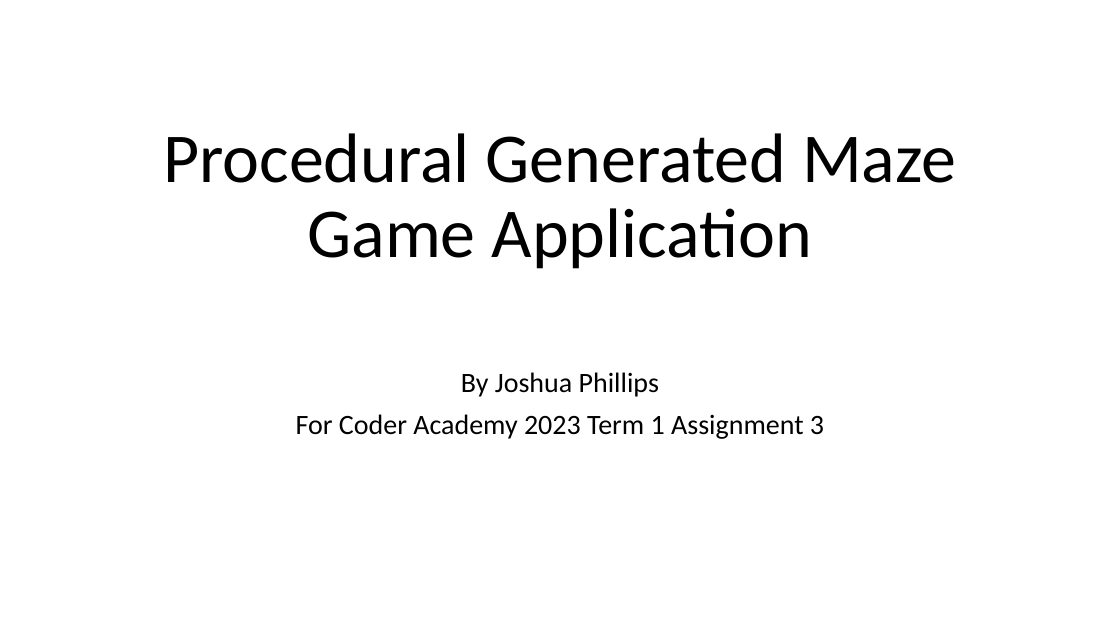
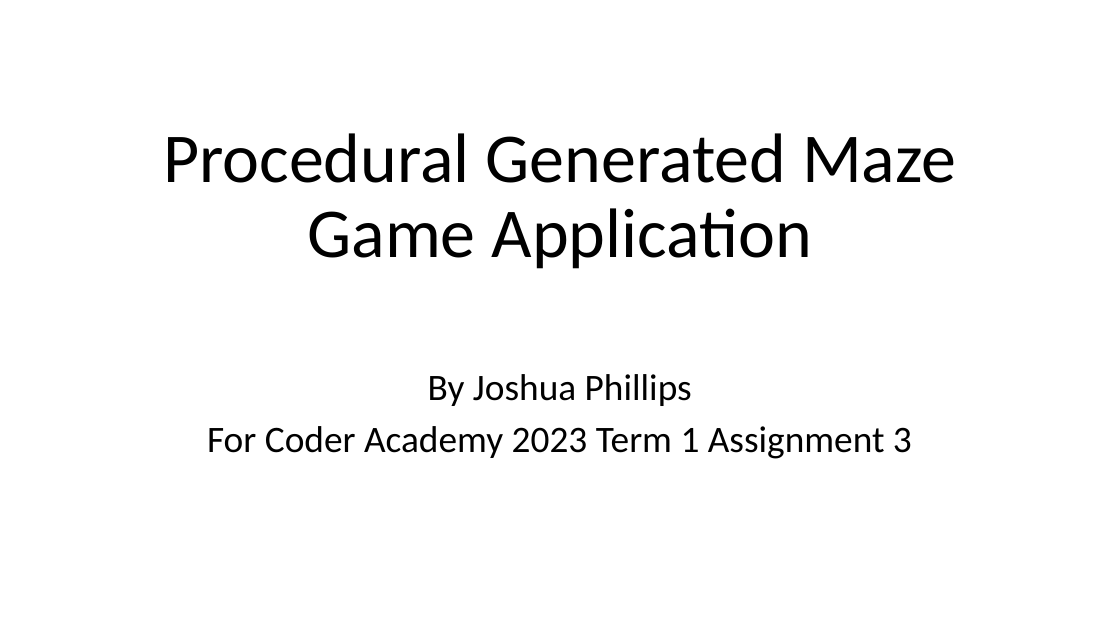
Before and after one commit to jophc1/JoshuaPhillips_T1A3, a slide deck: slide 1 of ppt/slide presentation.pptx. Drawn at 1120x630 pixels with LibreOffice and Linux fonts; fonts in the diff are those of the drawing. Boxes give left, top, right and bottom in pixels: in the first picture for what was removed or moved away, otherwise in the second. Text is boxed around its words. In the diff, an @@ line names an element or a change of style, - is before the commit and + after.

```diff
--- a/ppt/slide presentation.pptx
+++ b/ppt/slide presentation.pptx
@@ subtitle "By Joshua Phillips" at [207, 374, 912, 459]: size 24 to 32 pt @@
```
Also in this commit, not shown: 5 slides added, 1 other file.
